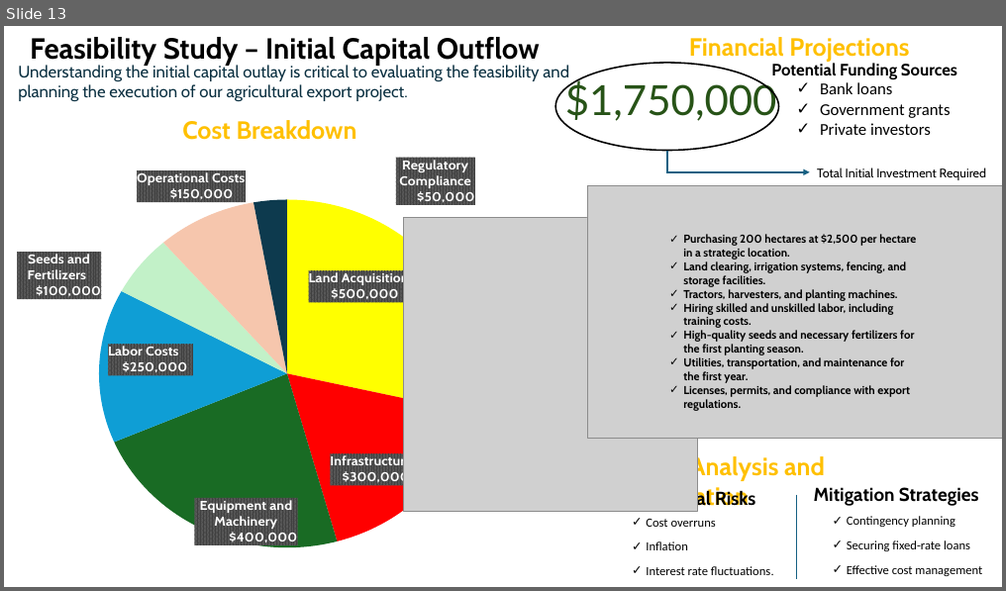
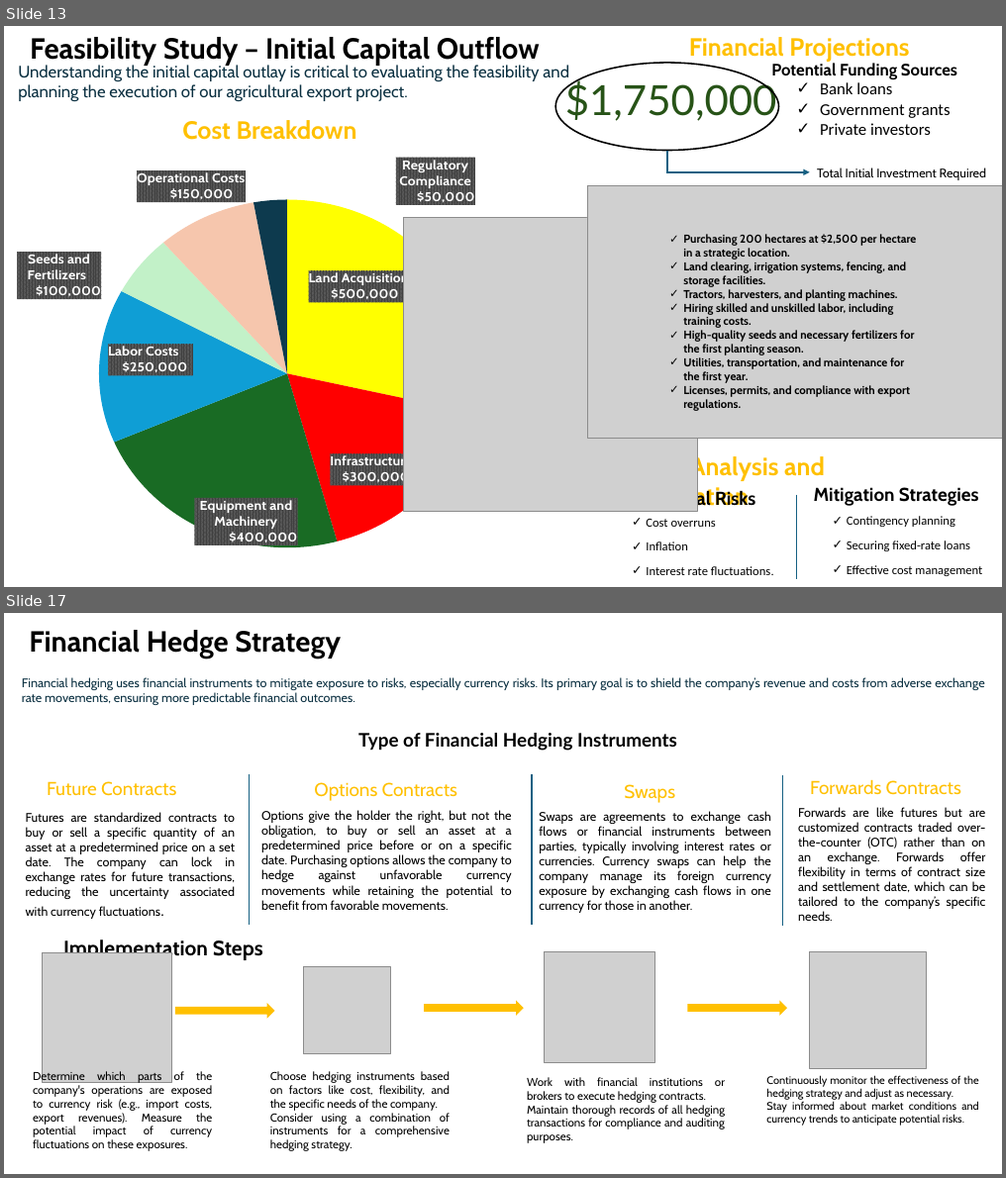
Before and after one commit to Gbekoilias/SustainableBusinessExpansion, a slide deck: Diversification Strategy for Government Construction.pptx. Shown one above the other, each under a label of ours: slide 13 before the commit, slides 13 and 17 after it; the slides between them are not shown. The pictures are 1006x591 and 1006x1178 pixels, drawn with LibreOffice and Linux fonts; fonts in the diff are those of the drawing; grey boxes stand for pictures. Boxes give left, top, right and bottom in pixels: in the first picture for what was removed or moved away, otherwise in the second. Text is boxed around its words. In the diff, an @@ line names an element or a change of style, - is before the commit and + after.

```diff
--- a/Diversification Strategy for Government Construction.pptx
+++ b/Diversification Strategy for Government Construction.pptx
@@ slide 17 added at (4, 613, 1002, 1174), background #FFFFFF @@
@@ text added at (29, 630, 341, 659), 28 pt, text #000000, bold @@
+Financial Hedge Strategy
@@ text added at (22, 677, 984, 705), 12 pt, text #0B3041 @@
+Financial hedging uses financial instruments to mitigate exposure to risks, especially currency risks. Its primary goal is to shield the company’s revenue and costs from adverse exchange rate movements, ensuring more predictable financial outcomes.
@@ text added at (358, 733, 677, 751), 18 pt, text #000000, bold @@
+Type of Financial Hedging Instruments
@@ text added at (47, 781, 176, 796), 18 pt, text #FFC000 @@
+Future Contracts
@@ line added from (249, 774) to (249, 925), #156082 1.5 pt @@
@@ text added at (314, 782, 457, 801), 18 pt, text #FFC000 @@
+Options Contracts
@@ line added from (532, 774) to (532, 925), #156082 1.5 pt @@
@@ text added at (624, 784, 675, 803), 18 pt, text #FFC000 @@
+Swaps
@@ line added from (782, 775) to (782, 926), #156082 1.5 pt @@
@@ text added at (810, 779, 961, 795), 18 pt, text #FFC000 @@
+Forwards Contracts
@@ text added at (26, 812, 235, 919), 12 pt, text #000000 @@
+Futures are standardized contracts to buy or sell a specific quantity of an asset at a predetermined price on a set date. The company can lock in exchange rates for future transactions, reducing the uncertainty associated with currency fluctuations.
@@ text added at (261, 810, 512, 910), 12 pt, text #000000 @@
+Options give the holder the right, but not the obligation, to buy or sell an asset at a predetermined price before or on a specific date. Purchasing options allows the company to hedge against unfavorable currency movements while retaining the potential to benefit from favorable movements.
@@ text added at (539, 811, 771, 913), 12 pt, text #000000 @@
+Swaps are agreements to exchange cash flows or financial instruments between parties, typically involving interest rates or currencies. Currency swaps can help the company manage its foreign currency exposure by exchanging cash flows in one currency for those in another.
@@ text added at (798, 807, 986, 921), 12 pt, text #000000 @@
+Forwards are like futures but are customized contracts traded over-the-counter (OTC) rather than on an exchange. Forwards offer flexibility in terms of contract size and settlement date, which can be tailored to the company’s specific needs.
@@ text added at (63, 938, 263, 961), 20 pt, text #000000, bold @@
+Implementation Steps
@@ picture added at (43, 953, 172, 1083) @@
@@ picture added at (303, 967, 390, 1054) @@
@@ picture added at (545, 953, 655, 1062) @@
@@ picture added at (810, 953, 927, 1069) @@
@@ right arrow added at (175, 1003, 275, 1019), fill #FFC000 @@
@@ right arrow added at (424, 1001, 524, 1017), fill #FFC000 @@
@@ right arrow added at (687, 1001, 787, 1017), fill #FFC000 @@
@@ text added at (33, 1070, 213, 1152), 11 pt, text #000000 @@
+Determine which parts of the company's operations are exposed to currency risk (e.g., import costs, export revenues). Measure the potential impact of currency fluctuations on these exposures.
@@ text added at (270, 1071, 450, 1152), 11 pt, text #000000 @@
+Choose hedging instruments based on factors like cost, flexibility, and the specific needs of the company.
+Consider using a combination of instruments for a comprehensive hedging strategy.
@@ text added at (527, 1077, 725, 1144), 11 pt, text #000000 @@
+Work with financial institutions or brokers to execute hedging contracts.
+Maintain thorough records of all hedging transactions for compliance and auditing purposes.
@@ text added at (766, 1075, 978, 1126), 10.5 pt, text #000000 @@
+Continuously monitor the effectiveness of the hedging strategy and adjust as necessary.
+Stay informed about market conditions and currency trends to anticipate potential risks.
```
Also in this commit, not shown: 1 slide changed, 8 other slides added, 16 other files.
